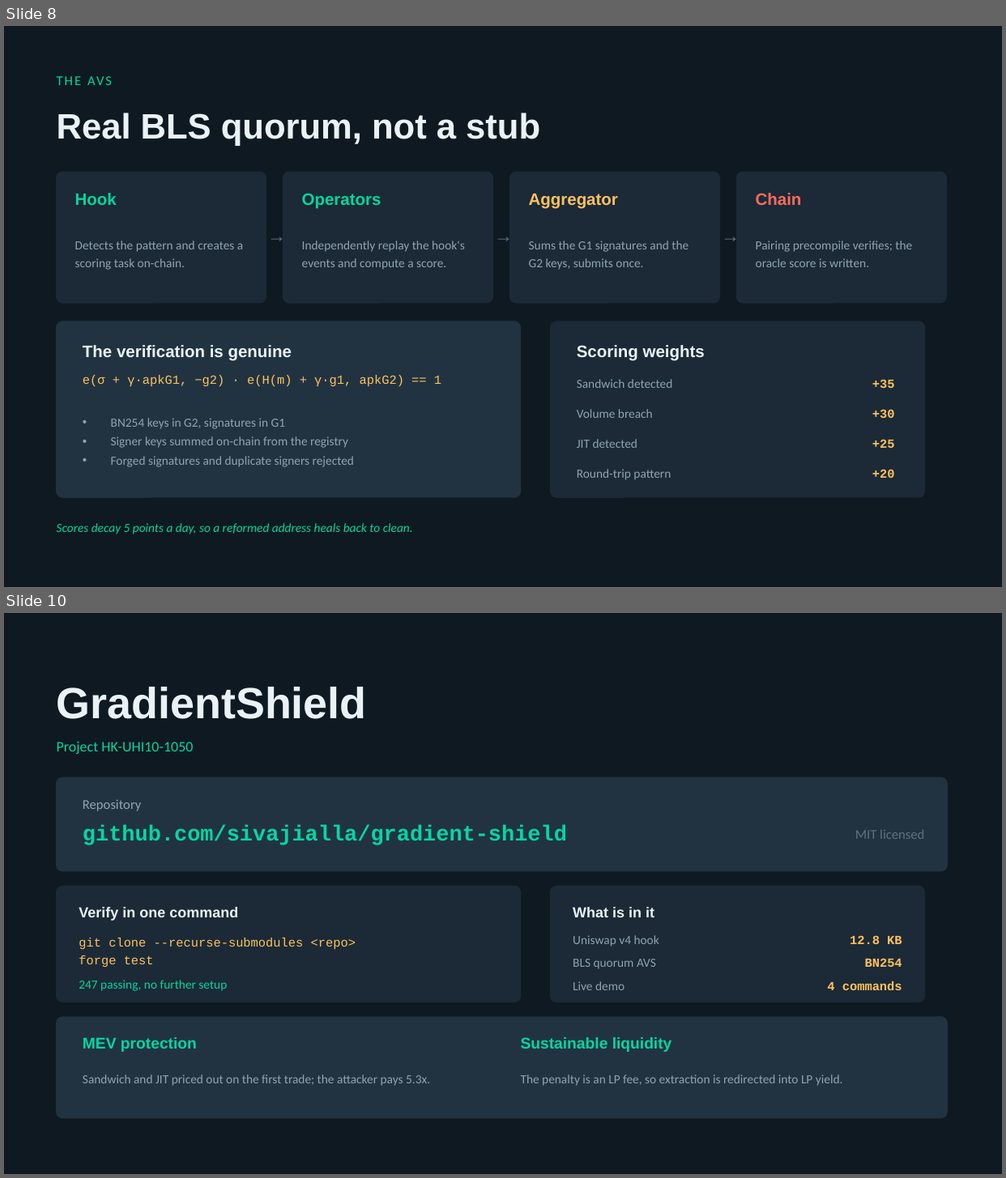
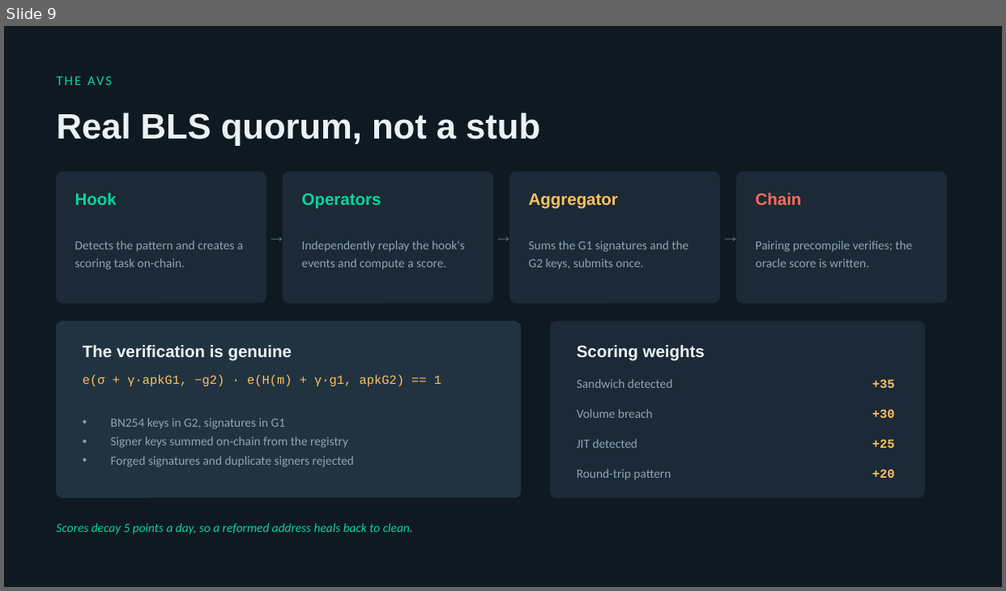
Before and after one commit to sivajialla/gradient-shield, a slide deck: GradientShield-Demo.pptx. Shown one above the other, each under a label of ours: slides 8 and 10 before the commit, slide 9 after it; the slides between them are not shown. The pictures are 1006x1178 and 1006x591 pixels, drawn with LibreOffice and Linux fonts; fonts in the diff are those of the drawing. Boxes give left, top, right and bottom in pixels: in the first picture for what was removed or moved away, otherwise in the second. Text is boxed around its words. In the diff, an @@ line names an element or a change of style, - is before the commit and + after.

```diff
--- a/GradientShield-Demo.pptx
+++ b/GradientShield-Demo.pptx
@@ slide 10 removed at (x1=4, y1=613, x2=1002, y2=1174), background #0F1922 @@
@@ text removed at (x1=57, y1=687, x2=367, y2=719) @@
-GradientShield
@@ text removed at (x1=57, y1=741, x2=193, y2=754) @@
-Project HK-UHI10-1050
@@ rounded rectangle removed at (x1=57, y1=777, x2=948, y2=871) @@
@@ text removed at (x1=83, y1=799, x2=141, y2=811) @@
-Repository
@@ text removed at (x1=83, y1=825, x2=567, y2=845) @@
-github.com/sivajialla/gradient-shield
@@ text removed at (x1=855, y1=830, x2=924, y2=839) @@
-MIT licensed
@@ rounded rectangle removed at (x1=57, y1=886, x2=521, y2=1003) @@
@@ rounded rectangle removed at (x1=551, y1=886, x2=925, y2=1003) @@
@@ text removed at (x1=79, y1=907, x2=238, y2=921) @@
-Verify in one command
@@ text removed at (x1=573, y1=907, x2=654, y2=918) @@
-What is in it
@@ text removed at (x1=79, y1=938, x2=356, y2=967) @@
-git clone --recurse-submodules <repo>
-forge test
@@ text removed at (x1=573, y1=935, x2=659, y2=947) @@
-Uniswap v4 hook
@@ text removed at (x1=850, y1=935, x2=901, y2=944) @@
-12.8 KB
@@ text removed at (x1=573, y1=959, x2=656, y2=969) @@
-BLS quorum AVS
@@ text removed at (x1=865, y1=958, x2=902, y2=967) @@
-BN254
@@ text removed at (x1=79, y1=980, x2=227, y2=991) @@
-247 passing, no further setup
@@ text removed at (x1=573, y1=982, x2=624, y2=990) @@
-Live demo
@@ text removed at (x1=827, y1=982, x2=902, y2=990) @@
-4 commands
@@ rounded rectangle removed at (x1=57, y1=1017, x2=948, y2=1118) @@
@@ text removed at (x1=83, y1=1037, x2=197, y2=1052) @@
-MEV protection
@@ text removed at (x1=521, y1=1037, x2=672, y2=1052) @@
-Sustainable liquidity
@@ text removed at (x1=83, y1=1075, x2=430, y2=1086) @@
-Sandwich and JIT priced out on the first trade; the attacker pays 5.3x.
@@ text removed at (x1=521, y1=1075, x2=843, y2=1086) @@
-The penalty is an LP fee, so extraction is redirected into LP yield.
@@ what was slide 8 is now slide 9 @@
```
Also in this commit, not shown: 1 slide changed, 3 slides added, 1 other slide removed, 2 other files.
